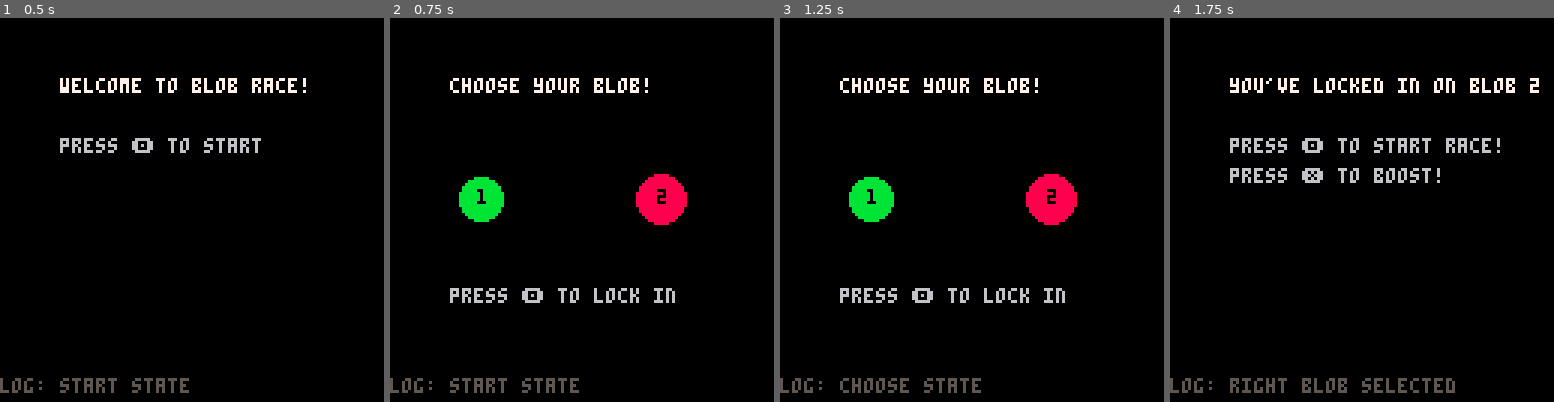
Above: before the commit, frames 1-4 (left to right).
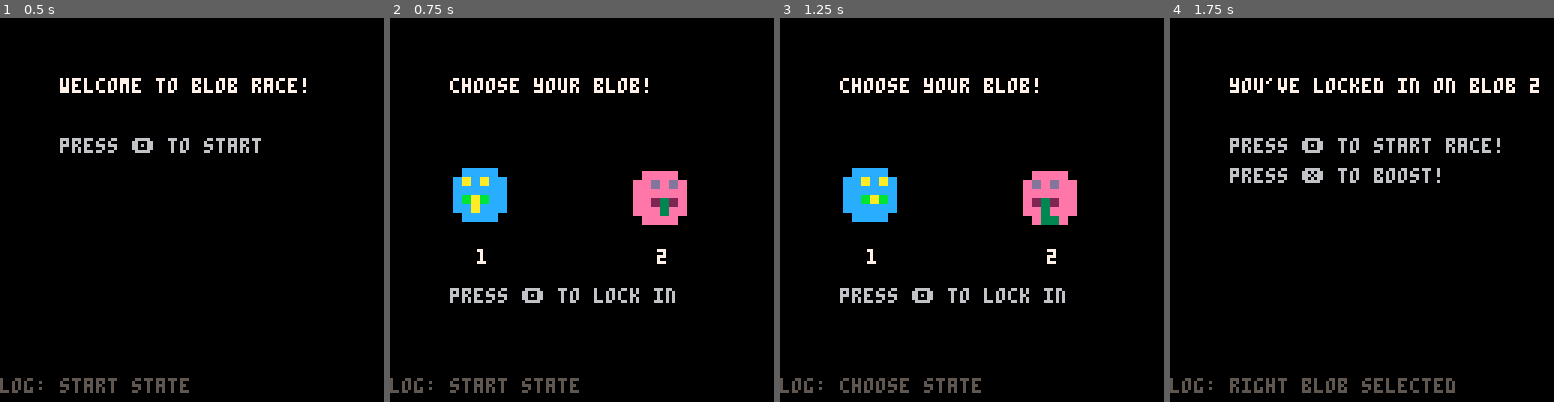
Above: after the commit, the same moments.

Repository: geopet/formula-blob
Game: PICO-8 cartridge blob_race.p8
Same seed, same stepped clock (60 frames per second), same inputs: the game is played once before the commit and once after it.
Inputs:
- Up to frame 1 (0.5 s): tap X (X key) at 0.33 s
- Up to frame 2 (0.75 s): tap O (Z key) at 0.7 s
- Up to frame 3 (1.25 s): tap X (X key) at 1.07 s
- Up to frame 4 (1.75 s): hold Right from 1.6 s (still down); tap O (Z key) at 1.7 s

Frame 1 is identical in both runs. In frame 2, 3.5% of the frame differs, in the area x 16-78%, y 39-65%; in frame 3, 3.5%; in frame 4, nothing differs.

Commit message:
feat(blob-sprites): add blob sprites
This commit adds new blob sprites to the game, and puts them in the
selection screen.

Reference: #25

Diff:
--- a/blob_race.p8
+++ b/blob_race.p8
@@ -198,6 +198,12 @@
     local blob_pulse = sin((time() * 2) + arrow_phase) * 1.5 * speed_mod
     local blob_pulse_2 = sin((time() * 2.5) + arrow_phase) * 1.5 * speed_mod
 
+    -- blob sprite animation
+    local blob1_sprite_frame = 3 + flr(time() * 2) % 2
+    local blob1_flip = flr(time() * 2) % 2 == 1
+    local blob2_sprite_frame = 5 + flr(time() * 3) % 2
+    local blob2_flip = flr(time()) % 2 == 1
+
     if (state == "start") then
         print("welcome to blob race!", 20, 20, 7)
         print("press 🅾️ to start", 20, 40, 6)
@@ -207,21 +213,24 @@
         print("choose your blob!", 20, 20, 7)
 
         -- draw blobs
-        circfill(30, 60, 8 + blob_pulse, 11) -- left blob (color 11 = light blue)
-        circfill(90, 60, 8 + blob_pulse_2, 8) -- right blob (color 8 = red)
+        -- circfill(30, 60, 8 + blob_pulse, 11) -- left blob (color 11 = light blue)
+        -- circfill(90, 60, 8 + blob_pulse_2, 8) -- right blob (color 8 = red)
+
+        sspr(blob1_sprite_frame * 8, 0, 8, 8, 30-12, 60-12 + blob_pulse, 24, 24, blob1_flip, false)
+        sspr(blob2_sprite_frame * 8, 0, 8, 8, 90-12, 60-12 + blob_pulse_2, 24, 24, blob2_flip, false)
 
         -- add labels
-        print ("1", 29, 57, 0)
-        print ("2", 89, 57, 0)
+        print ("1", 29, 77, 7)
+        print ("2", 89, 77, 7)
 
         -- print log message
         print_log_msg(log_msg)
 
         -- highlight selected blob
         if (selected_blob == 1) then
-            print("⬇️", 27 + wiggle_offset, 45 + bobbing_offset, 7)
+            print("⬇️", 27 + wiggle_offset, 40 + bobbing_offset, 7)
         elseif (selected_blob == 2) then
-            print("⬇️", 87 + wiggle_offset, 45 + bobbing_offset, 7)
+            print("⬇️", 87 + wiggle_offset, 40 + bobbing_offset, 7)
         end
 
         print("press 🅾️ to lock in", 20, 90, 6)
@@ -350,12 +359,12 @@
 
 __gfx__
 000000000088880000bbbb0000000000000000000000000000000000000000000000000000000000000000000000000000000000000000000000000000000000
-00000000080cc0800ba00ab000000000000000000000000000000000000000000000000000000000000000000000000000000000000000000000000000000000
-00700700088888800b0bb0b000000000000000000000000000000000000000000000000000000000000000000000000000000000000000000000000000000000
-00077000080cc0800b0000b000000000000000000000000000000000000000000000000000000000000000000000000000000000000000000000000000000000
-00077000088888800babbab000000000000000000000000000000000000000000000000000000000000000000000000000000000000000000000000000000000
-0070070008c88c800bbbbbb000000000000000000000000000000000000000000000000000000000000000000000000000000000000000000000000000000000
-0000000008cccc800babbab000000000000000000000000000000000000000000000000000000000000000000000000000000000000000000000000000000000
+00000000080cc0800ba00ab000cccc0000cccc0000eeee0000eeee00000000000000000000000000000000000000000000000000000000000000000000000000
+00700700088888800b0bb0b00ccacac00ccacac00eedede00eedede0000000000000000000000000000000000000000000000000000000000000000000000000
+00077000080cc0800b0000b00cccccc00cccccc00eeeeee00eeeeee0000000000000000000000000000000000000000000000000000000000000000000000000
+00077000088888800babbab00ccbabc00ccbabc00ee232e00ee232e0000000000000000000000000000000000000000000000000000000000000000000000000
+0070070008c88c800bbbbbb00cccccc00cccacc00eee3ee00eee3ee0000000000000000000000000000000000000000000000000000000000000000000000000
+0000000008cccc800babbab000cccc0000cccc0000eeee0000e33e00000000000000000000000000000000000000000000000000000000000000000000000000
 000000000088880000bbbb0000000000000000000000000000000000000000000000000000000000000000000000000000000000000000000000000000000000
 
 
